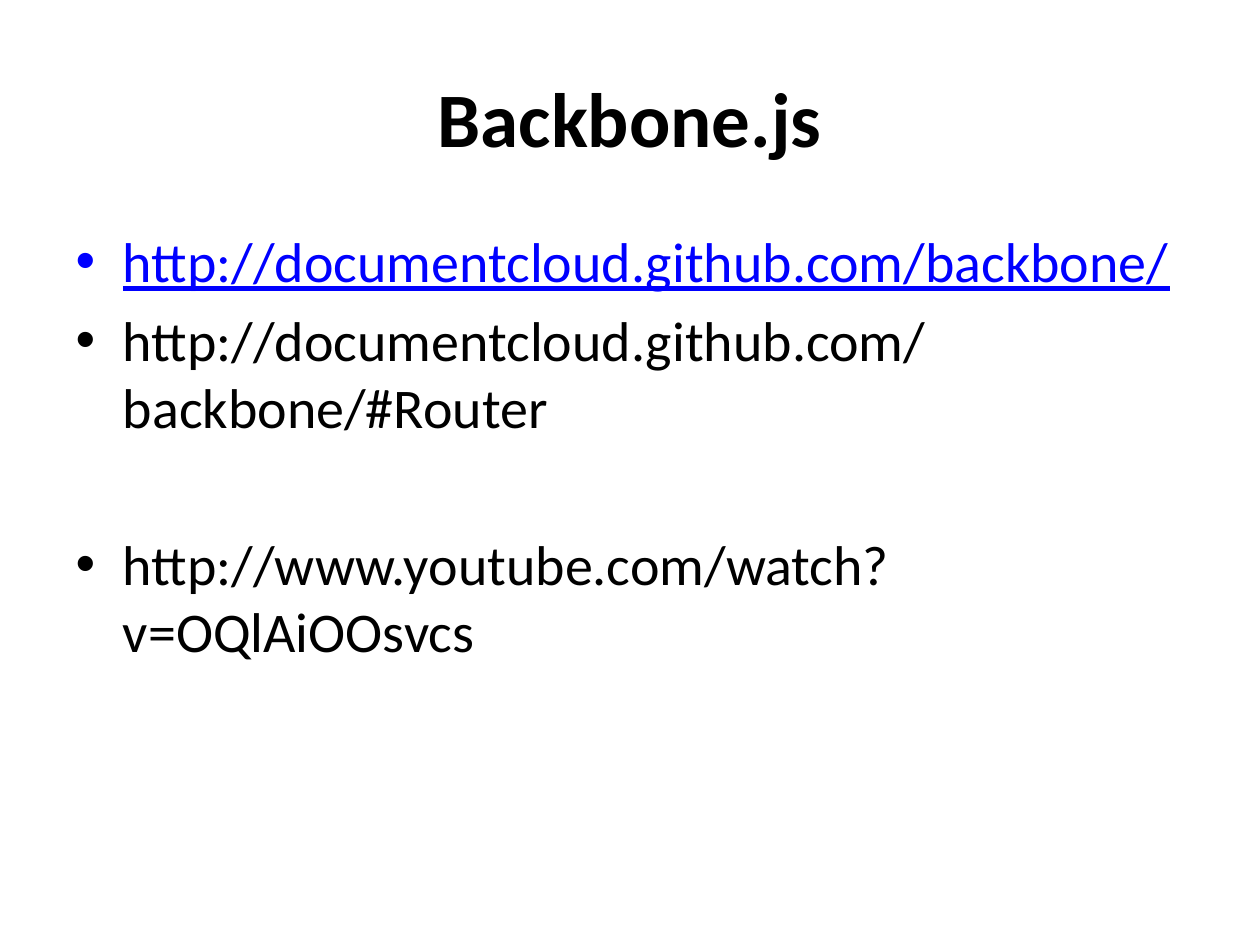
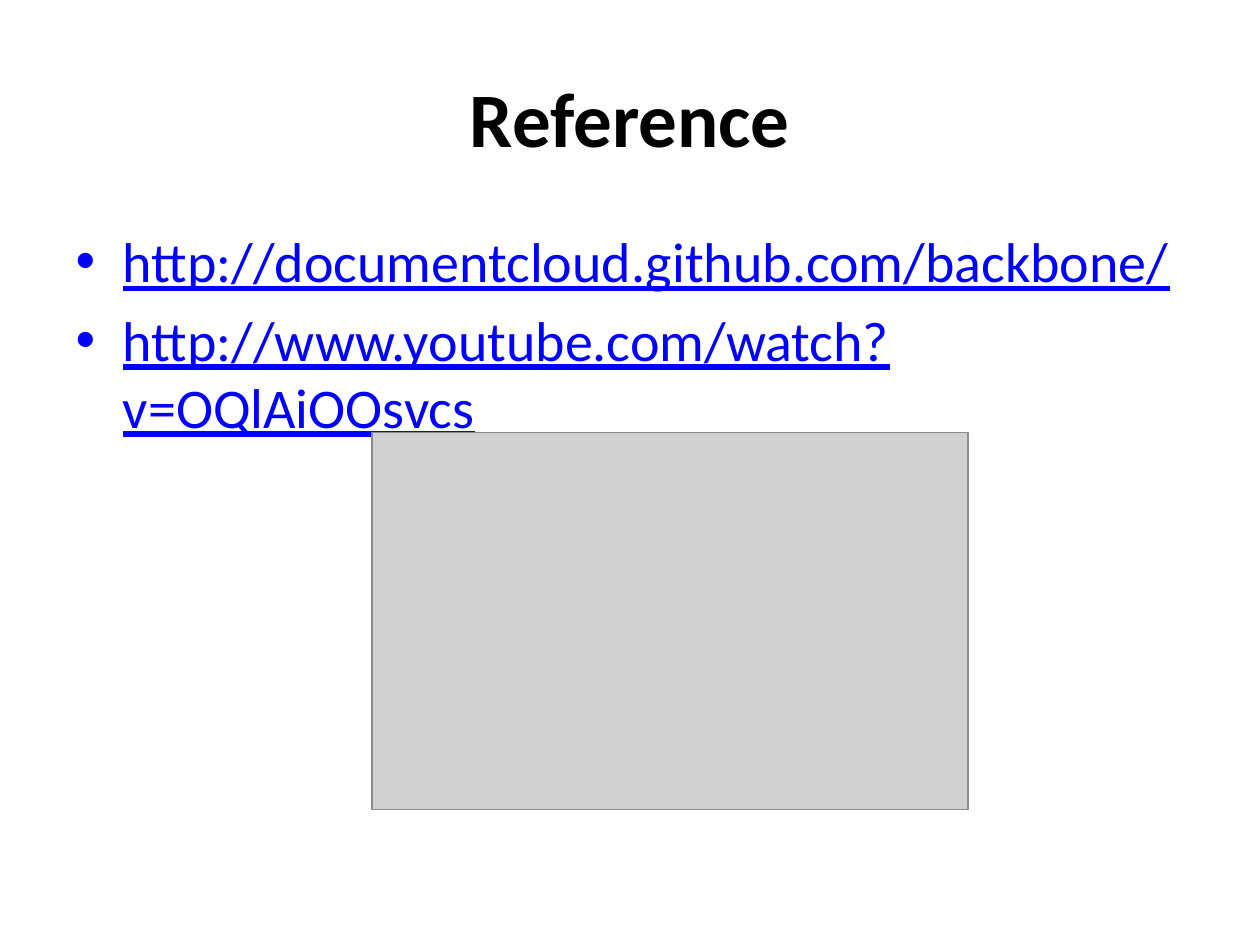
Before and after one commit to ggonzalez/caaweb, a slide deck: slide 2 of pages/backbone/新增 Microsoft PowerPoint 簡報.pptx. Drawn at 1260x945 pixels with LibreOffice and Linux fonts; fonts in the diff are those of the drawing; grey boxes stand for pictures. Boxes give left, top, right and bottom in pixels: in the first picture for what was removed or moved away, otherwise in the second. Text is boxed around its words. In the diff, an @@ line names an element or a change of style, - is before the commit and + after.

```diff
--- a/pages/backbone/新增 Microsoft PowerPoint 簡報.pptx
+++ b/pages/backbone/新增 Microsoft PowerPoint 簡報.pptx
@@ title at (x1=470, y1=93, x2=790, y2=148): text changed @@
-Backbone.js
+Reference
@@ text at (x1=123, y1=322, x2=925, y2=431): paragraph removed @@
-• http://documentcloud.github.com/backbone/#Router
@@ text at (x1=123, y1=322, x2=889, y2=441): text colour #000000 to #0000FF, underline on in "http://www.youtube.com/watch?v=OQlAiOOsvcs" @@
@@ picture added at (x1=372, y1=433, x2=968, y2=810) @@
```
Also in this commit, not shown: 5 other slides changed, 6 slides added, 3 slides removed.
